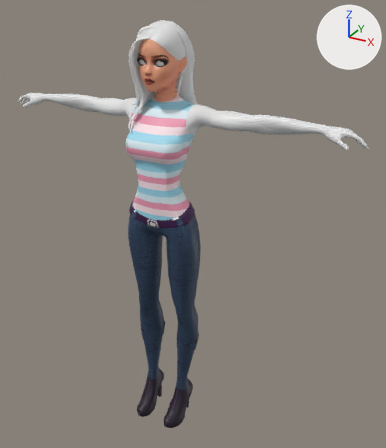
Two versions of the FBX model Assets/AllAboutLips/_Models/CharacterFemale1/CharacterRigged_02 new.fbx, one commit apart.
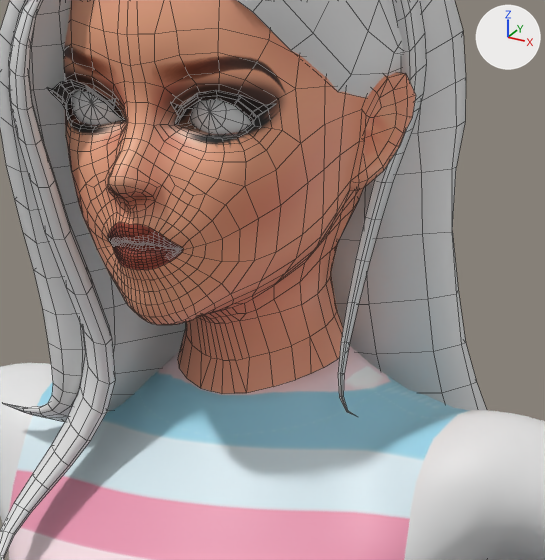
Old and new are each drawn whole from a 50 mm lens placed at (0.886, -1.413, 1.512), pointed at (0.07, 0.071, 0.77) and again close up on the part from 34% to 53% of the width and 11% to 28% of the height. Every picture has the same lights, and +X, +Y and +Z are marked at upper right. The close-ups show mesh edges as thin lines.

Objects in the first close-up: 'Eyes', 'Hairstyle2', 'Head', 'Outfit5'.
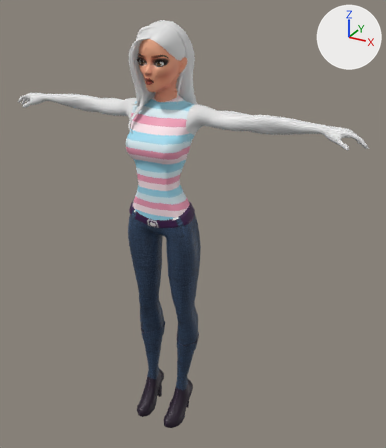
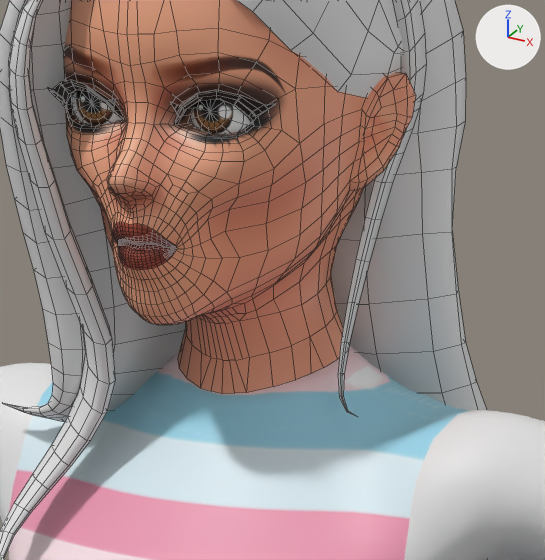
The newer file adds a shape key; the second version is drawn at full value of the shape key 'cheek suction' of 'Head', and the change is written as the vertex moves it makes.

Patch to the scene script:
```diff
--- a/Assets/AllAboutLips/_Models/CharacterFemale1/CharacterRigged_02 new.fbx.py
+++ b/Assets/AllAboutLips/_Models/CharacterFemale1/CharacterRigged_02 new.fbx.py
@@ img_eye_lightbrown_tga @@
+img_eye_lightbrown_tga = load_image('Eye_LightBrown.tga', 'Textures/Eye_LightBrown.tga', 512, 512, 'sRGB')
@@ mat_eyes @@
 mat_eyes = principled_material('Eyes')
-mat_eyes.base_color = (0.8, 0.8, 0.8)  # white #e7e7e7
+mat_eyes.texture = img_eye_lightbrown_tga
@@ me_outfit5_003 @@
 # used by ob_head; location = (0.0, 0.0, 0.0)
-me_outfit5_003.from_pydata(...)  # 1615 vertices, 1536 faces; spans x -0.073..0.073, y -0.087..0.094, z 1.194..1.383
+me_outfit5_003.from_pydata(...)  # 1735 vertices, 1652 faces; spans x -0.073..0.073, y -0.087..0.094, z 1.194..1.383
+# me_outfit5_003 part 1: 471 vertices moved from x -0.055..0.055, y -0.075..-0.02, z 1.24..1.303 to x -0.054..0.054, y -0.075..-0.02, z 1.24..1.303; 47 vertices removed from x -0.027..0.027, y -0.075..-0.061, z 1.257..1.324; 167 vertices added at x -0.071..0.071, y -0.075..0.042, z 1.255..1.324
 me_outfit5_003.materials.append(mat_face)
```

Where the change shows, as pixel boxes (x1, y1, x2, y2) in the close-ups (545 x 560 px; the box of a moved part takes in the faces that stretch with it):
'Eyes', surface changed
    both: (72, 91, 252, 134)
part 1 of me_outfit5_003, moved or reshaped
    before: (66, 82, 325, 318)
    after: (67, 80, 412, 317)
